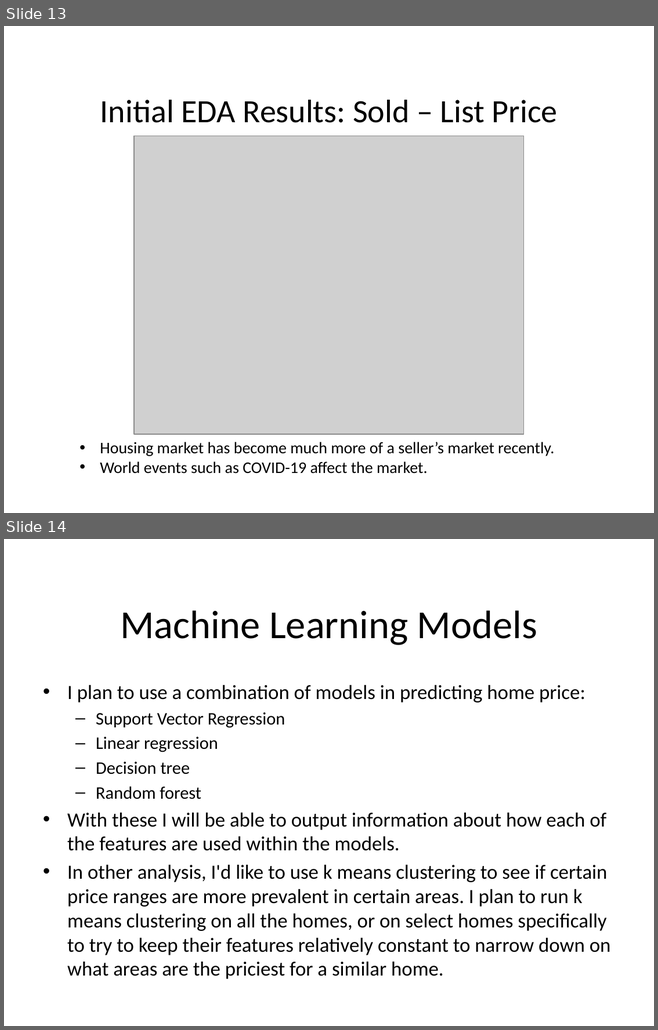
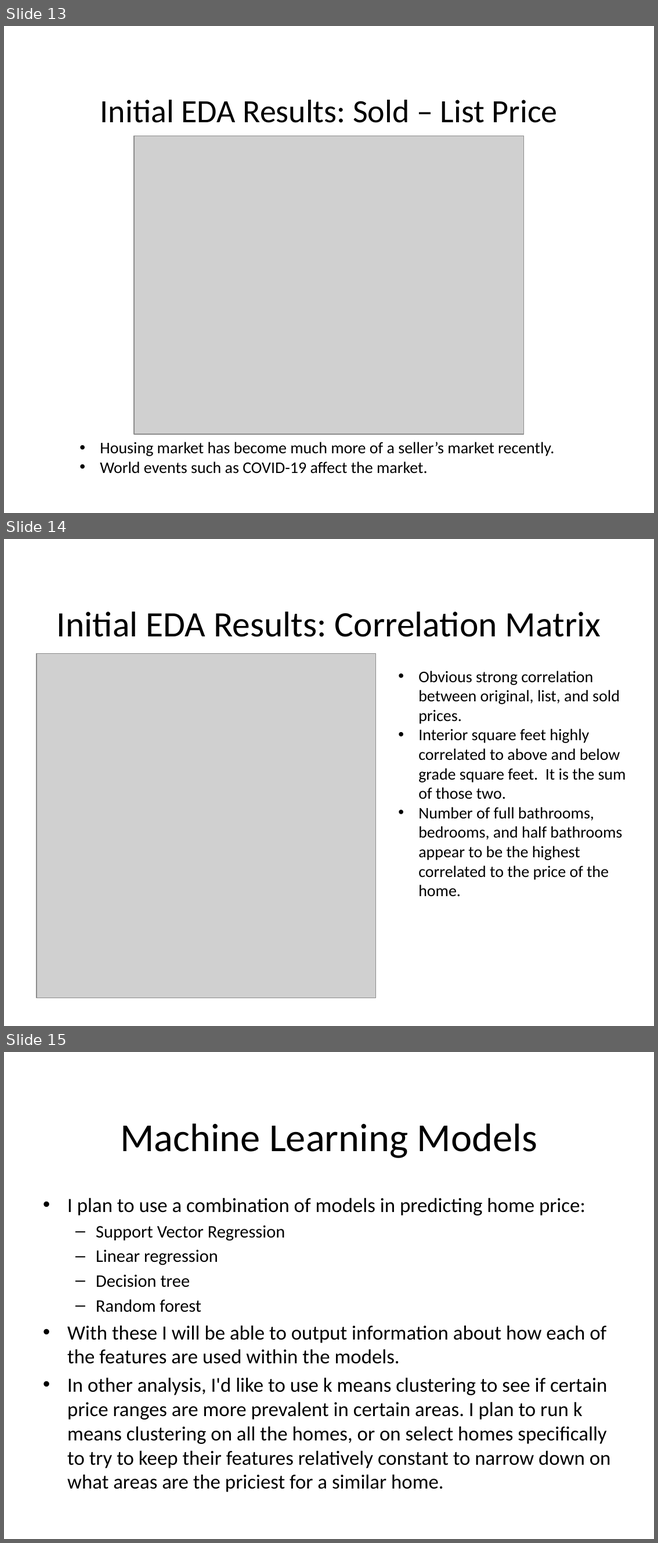
Before and after one commit to DATA-606-SPRING-2022/Zach_DATA606, a slide deck: Presentations/EDA_Presentation.pptx. Shown one above the other, each under a label of ours: slides 13 and 14 before the commit, slides 13, 14 and 15 after it. The pictures are 658x1030 and 658x1543 pixels, drawn with LibreOffice and Linux fonts; fonts in the diff are those of the drawing; grey boxes stand for pictures; background and template pictures are left out. Boxes give left, top, right and bottom in pixels: in the first picture for what was removed or moved away, otherwise in the second. Text is boxed around its words. In the diff, an @@ line names an element or a change of style, - is before the commit and + after.

Commit message:
adding correlation matric

```diff
--- a/Presentations/EDA_Presentation.pptx
+++ b/Presentations/EDA_Presentation.pptx
@@ slide 14 added at (x1=4, y1=539, x2=654, y2=1026), background #FFFFFF @@
@@ title added at (x1=57, y1=611, x2=600, y2=637), 39.6 pt, text #000000 @@
+Initial EDA Results: Correlation Matrix
@@ picture added at (x1=36, y1=653, x2=376, y2=998) @@
@@ text added at (x1=418, y1=671, x2=626, y2=897), 18 pt, text #000000 @@
+• Obvious strong correlation between original, list, and sold prices.
+• Interior square feet highly correlated to above and below grade square feet. It is the sum of those two.
+• Number of full bathrooms, bedrooms, and half bathrooms appear to be the highest correlated to the price of the home.
@@ what was slide 14 is now slide 15 @@
```
Also in this commit, not shown: 4 other files.
